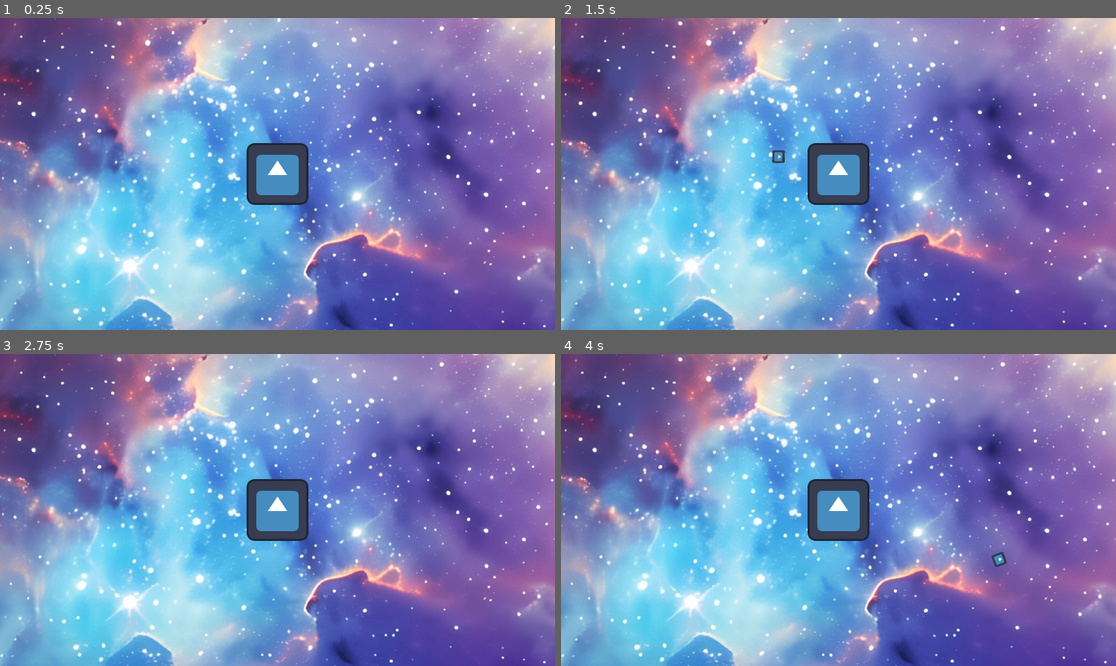
Above: before the commit, frames 1-4 (two rows, left to right).
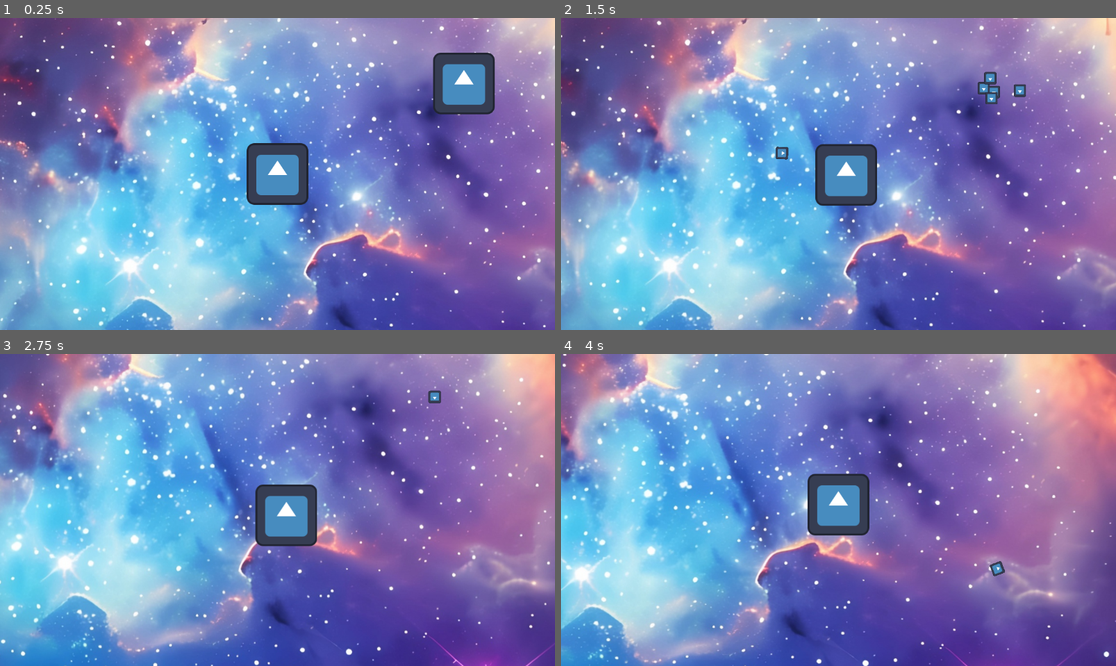
Above: after the commit, the same moments.

Repository: V4LKdev/BossRush25
Game: Godot game, scene res://scenes/Game.tscn
Two runs of this game, one before a commit and one after it. Both use one fixed random seed, a clock stepped at 60 frames per second and the inputs below. The engine's default icon, where the game draws it, is replaced by a stand-in: a white triangle on a blue panel in a dark square.
Inputs (mouse positions are in pixels of both pictures, inside the frame that each line leads up to):
- Up to frame 1 (0.25 s): no input
- Up to frame 2 (1.5 s): tap Enter at 0.5 s; move the mouse to (960, 158) at 0.52 s; hold D (right) 0.53-1.28 s; click (960, 158) at 0.6 s; move the mouse to (727, 189) at 1.27 s; hold S (down) from 1.28 s (still down); click (727, 189) at 1.35 s
- Up to frame 3 (2.75 s): move the mouse to (333, 441) at 2.02 s; release S (down) at 2.03 s; hold D (right) from 2.03 s (still down); click (333, 441) at 2.1 s
- Up to frame 4 (4 s): move the mouse to (810, 572) at 2.77 s; release D (right) at 2.78 s; hold W (up) 2.78-3.53 s; click (810, 572) at 2.85 s; move the mouse to (1005, 556) at 3.52 s; hold A (left) from 3.53 s (still down); click (1005, 556) at 3.6 s

The runs differ from the first frame. In frame 1, 2.2% of the frame differs, in the area x 77-90%, y 11-31%; in frame 2, 41%; in frame 3, 77%; in frame 4, 84%, in the area x 0-100%, y 0-100%.
Error before the commit: Invalid assignment of property or key 'global_position' with value of type 'Vector2' on a base object of type 'null instance'. (res://scenes/player.gd:36)

Commit message:
Added pinata

Diff:
--- a/project.godot
+++ b/project.godot
@@ -54,3 +54,7 @@
 "events": [Object(InputEventMouseButton,"resource_local_to_scene":false,"resource_name":"","device":-1,"window_id":0,"a …(253 unchanged characters)…
 ]
 }
+
+[physics]
+
+2d/default_gravity=0.0
--- a/scenes/Game.tscn
+++ b/scenes/Game.tscn
@@ -1,7 +1,8 @@
-[gd_scene load_steps=3 format=3 uid="uid://ckdb3pnij5mj3"]
+[gd_scene load_steps=4 format=3 uid="uid://ckdb3pnij5mj3"]
 
 [ext_resource type="PackedScene" uid="uid://dgysduwu7ryat" path="res://scenes/Player.tscn" id="1_4b8ve"]
 [ext_resource type="Texture2D" uid="uid://bjqbcp8ud2yuo" path="res://assets/images/galaxy-cosmic-3840x2160-14974.jpg" id="1_6idqa"]
+[ext_resource type="PackedScene" uid="uid://2222rt7gybpt" path="res://scenes/coins/Pinata.tscn" id="3_opkq5"]
 
 [node name="Game" type="Node2D"]
 
@@ -9,3 +10,6 @@
 texture = ExtResource("1_6idqa")
 
 [node name="Player" parent="." instance=ExtResource("1_4b8ve")]
+
+[node name="Pinata" parent="." instance=ExtResource("3_opkq5")]
+position = Vector2(387, -188)
--- a/scenes/Projectile.tscn
+++ b/scenes/Projectile.tscn
@@ -7,13 +7,16 @@
 radius = 14.3178
 
 [node name="Projectile" type="RigidBody2D"]
+contact_monitor = true
+max_contacts_reported = 2
 script = ExtResource("1_58hno")
-
-[node name="CollisionShape2D" type="CollisionShape2D" parent="."]
-shape = SubResource("CircleShape2D_puowa")
 
 [node name="Sprite2D" type="Sprite2D" parent="."]
 scale = Vector2(0.2, 0.2)
 texture = ExtResource("1_6rj5n")
 
+[node name="CollisionShape2D" type="CollisionShape2D" parent="."]
+shape = SubResource("CircleShape2D_puowa")
+debug_color = Color(0.906558, 0.000127065, 0.742946, 0.42)
+
 [connection signal="body_entered" from="." to="." method="_on_body_entered"]
--- /dev/null
+++ b/scenes/coins/Coin.tscn
@@ -0,0 +1,22 @@
+[gd_scene load_steps=4 format=3 uid="uid://dqtxy8veab6jt"]
+
+[ext_resource type="Script" path="res://scenes/coins/coin.gd" id="1_5vj1m"]
+[ext_resource type="Texture2D" uid="uid://ct6co8j1hve1f" path="res://icon.svg" id="1_45q7e"]
+
+[sub_resource type="CircleShape2D" id="CircleShape2D_i2igy"]
+radius = 284.93
+
+[node name="Coin" type="Area2D"]
+monitorable = false
+script = ExtResource("1_5vj1m")
+MoveSpeed = 10.0
+Accell = 3.0
+
+[node name="CollisionShape2D" type="CollisionShape2D" parent="."]
+shape = SubResource("CircleShape2D_i2igy")
+
+[node name="Sprite2D" type="Sprite2D" parent="."]
+scale = Vector2(0.2, -0.2)
+texture = ExtResource("1_45q7e")
+
+[connection signal="body_entered" from="." to="." method="_on_body_entered"]
--- a/scenes/coins/Pinata.tscn
+++ b/scenes/coins/Pinata.tscn
@@ -1,6 +1,25 @@
-[gd_scene load_steps=2 format=3 uid="uid://2222rt7gybpt"]
+[gd_scene load_steps=5 format=3 uid="uid://2222rt7gybpt"]
 
 [ext_resource type="Script" path="res://scenes/coins/pinata.gd" id="1_ceijh"]
+[ext_resource type="Texture2D" uid="uid://ct6co8j1hve1f" path="res://icon.svg" id="2_3me5q"]
+[ext_resource type="PackedScene" uid="uid://tc2um64kcodf" path="res://scenes/Target.tscn" id="2_dg3pv"]
 
-[node name="Pinata" type="Node2D"]
+[sub_resource type="CircleShape2D" id="CircleShape2D_s0sj2"]
+radius = 67.0671
+
+[node name="Pinata" type="RigidBody2D"]
+gravity_scale = 0.0
+contact_monitor = true
+max_contacts_reported = 2
 script = ExtResource("1_ceijh")
+MinCoins = 3
+
+[node name="Target" parent="." instance=ExtResource("2_dg3pv")]
+
+[node name="Sprite2D" type="Sprite2D" parent="."]
+texture = ExtResource("2_3me5q")
+
+[node name="CollisionShape2D" type="CollisionShape2D" parent="."]
+shape = SubResource("CircleShape2D_s0sj2")
+
+[connection signal="Damaged" from="Target" to="." method="boom"]
--- /dev/null
+++ b/scenes/coins/coin.gd
@@ -0,0 +1,26 @@
+extends Area2D
+
+var targetPlanet: Node2D
+
+@export var MoveSpeed: float = 3
+@export var Accell: float = 1
+@export var CollectionRadius: float = 100
+
+var speed = 0.0
+
+func _on_body_entered(body: Node2D) -> void:
+	if (body as Planet) == null:
+		return
+
+	targetPlanet = body
+
+func _process(delta: float) -> void:
+	if targetPlanet == null:
+		return
+
+	speed = lerpf(speed, MoveSpeed, delta * Accell)
+	global_position = lerp(global_position, targetPlanet.global_position, speed * delta)
+
+	if (global_position-targetPlanet.global_position).length() < CollectionRadius:
+		print("Coin collected")
+		queue_free()
--- a/scenes/coins/impulse_mover.gd
+++ b/scenes/coins/impulse_mover.gd
@@ -1,4 +1,5 @@
 extends Node2D
+class_name ImpulseMover
 
 @export var TargetPos: Vector2
 @export var AnimSpeed: float = 1
--- a/scenes/coins/pinata.gd
+++ b/scenes/coins/pinata.gd
@@ -6,10 +6,27 @@
 @export var MinRadius = 50.0
 @export var MaxRadius = 100.0
 
-@export var COIN: PackedScene
+@export var COIN: PackedScene = preload("res://scenes/coins/Coin.tscn")
+@export var IMPULSE_MOVER = preload("res://scenes/coins/ImpulseMover.tscn")
+
+func boom(v: float):
+	explode()
 
 func explode():
-	var coinAmount = randi_range(0,0)
+	var coinAmount = randi_range(MinCoins, MaxCoins)
 
 	for i in coinAmount:
 		var c = COIN.instantiate() as Node2D
+		var m = IMPULSE_MOVER.instantiate() as ImpulseMover
+		c.add_child(m)
+
+		var radius = randf_range(MinRadius, MaxRadius)
+		var rot = randf() * 2 * PI
+
+		c.global_position = global_position
+		m.TargetPos = global_position + Vector2(radius * cos(rot), radius * sin(rot))
+
+		Util.addToScene(get_tree(), c)
+		m.call_deferred("start")
+
+	queue_free()
--- a/scenes/player.gd
+++ b/scenes/player.gd
@@ -24,16 +24,6 @@
 
 	if Input.is_action_just_pressed("fire"):
 		handleFire()
-
-	var target = getCursorPosition()
-
-	var dist = (target-getGlobalPosition()).length()
-	var rot = atan2(target.y - getGlobalPosition().y, target.x - getGlobalPosition().x) - (
-		asin($Planet.Radius / dist)) + PI/2
-
-
-	var spawnPos = getGlobalPosition() + Vector2($Planet.Radius * cos(rot), $Planet.Radius * sin(rot))
-	$Sprite2D.global_position = spawnPos
 
 	$Planet.addInput(dir)
 
--- a/scenes/projectile.gd
+++ b/scenes/projectile.gd
@@ -18,5 +18,6 @@
 
 
 func _on_body_entered(body: Node) -> void:
+	print(body)
 	Target.tryDealDamage(body, Damage)
 	queue_free()
